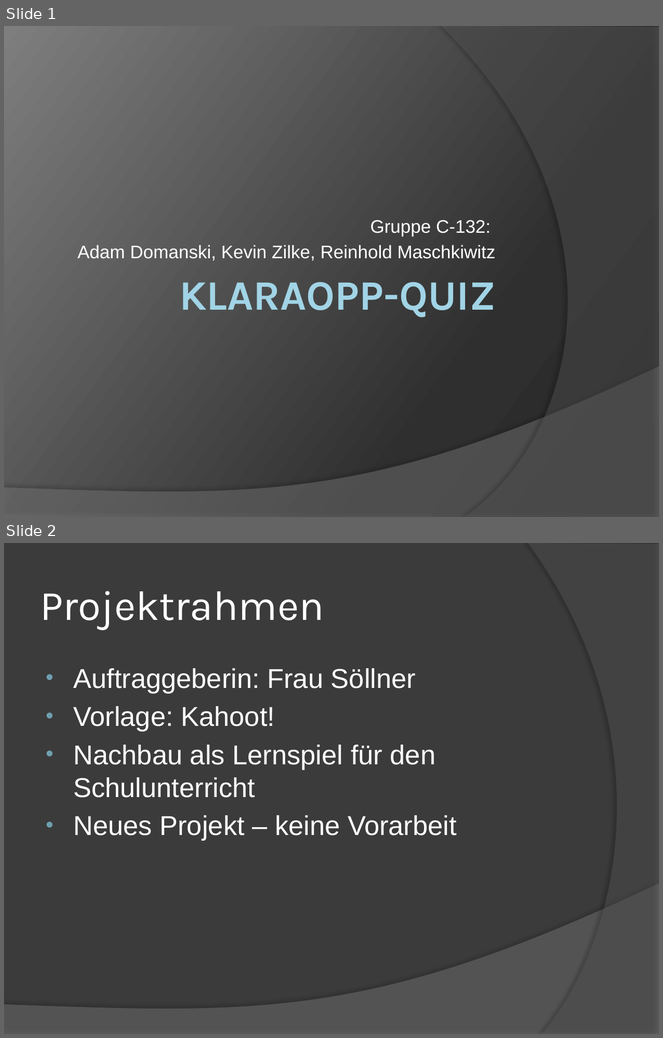
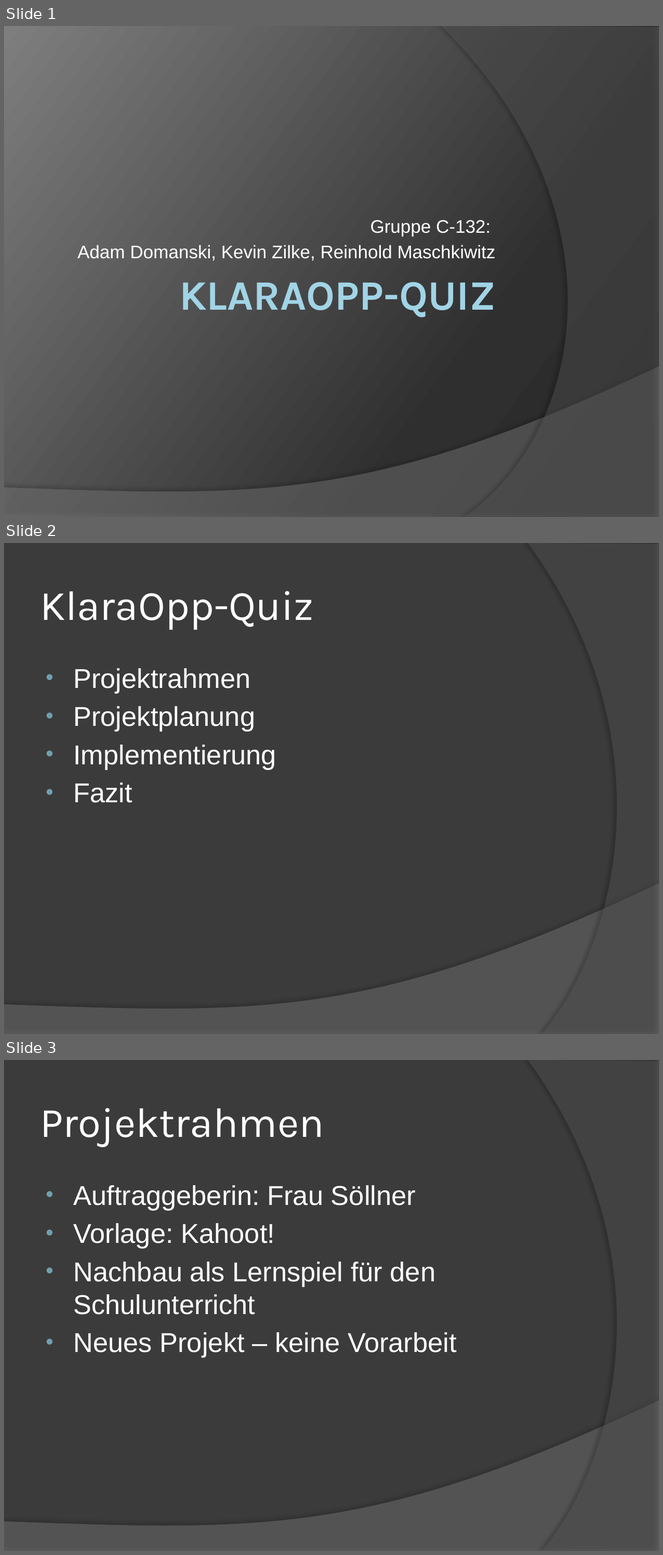
Before and after one commit to L0RDGRlM/klaraoppquiz, a slide deck: KlaraOpp-Quiz.pptx. Shown one above the other, each under a label of ours: slides 1 and 2 before the commit, slides 1, 2 and 3 after it. The pictures are 663x1038 and 663x1555 pixels, drawn with LibreOffice and Linux fonts; fonts in the diff are those of the drawing. Boxes give left, top, right and bottom in pixels: in the first picture for what was removed or moved away, otherwise in the second. Text is boxed around its words. In the diff, an @@ line names an element or a change of style, - is before the commit and + after.

```diff
--- a/KlaraOpp-Quiz.pptx
+++ b/KlaraOpp-Quiz.pptx
@@ slide 2 added at [4, 543, 659, 1034], background #3B3B3B; not listed: 2 template elements that a slide beside it also shows @@
@@ title added at [40, 591, 313, 630], 46 pt, text #FFFFFF @@
+KlaraOpp-Quiz
@@ text added at [73, 668, 276, 803], 30 pt, text #FFFFFF @@
+• Projektrahmen
+• Projektplanung
+• Implementierung
+• Fazit
@@ what was slide 2 is now slide 3 @@
```
Also in this commit, not shown: 2 slides changed.
